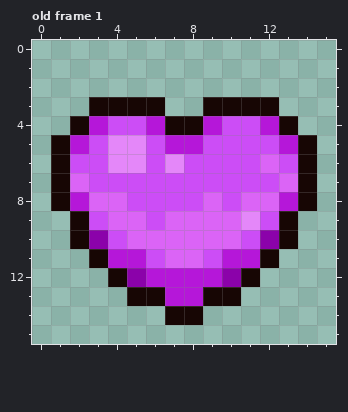
Two states of a pixel-art file, chocokurei/App/images/choco3.aseprite. Above is the file before it was changed.
16x16 pixels, 1 frame. Colours within 5 levels of each other are drawn and written as one. Shown: old frame 1. The commit also changed other frames, which this record leaves out.
The same view after the edit:
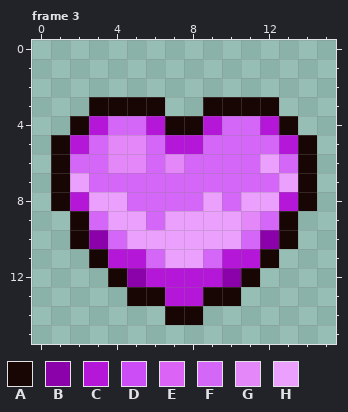
Palette (. is transparent): A #170604  B #8b02aa  C #b517d9  D #cc4df6  E #db64f6  F #d467f8  G #e487f9  H #eca0fd
A new or re-ordered frame is compared with the old frame closest to it.
Change:
frames 1 -> 8
--- frame 3 is new; against old frame 1, layer "Layer 1"
@@ x 0..15 @@
  3 ...AAAA..AAAA...
- 4 ..ACDDCAACDDCA..
- 5 .ACDGGDCCDDDDCA.
- 6 .ADDGGDGDDDDEDA.
- 7 .AEDDDDDDDDDDEA.
- 8 .ACEEDDDDEDEECA.
- 9 ..ADEEDEEEEGDA..
-10 ..ABDEEEEEEDBA..
-11 ...ACCDEEDCCA...
+ 4 ..ACFFCAACFFCA..
+ 5 .ACFGGFCCFFFFCA.
+ 6 .AFFGGFGFFFFHFA.
+ 7 .AHFFFFFFFFFFHA.
+ 8 .ACHHFFFFHFHHCA.
+ 9 ..AFHHFHHHHGFA..
+10 ..ABFHHHHHHFBA..
+11 ...ACCFHHFCCA...
 12 ....ABCCCCBA....
Changed places in both pictures, as pixel boxes (x1, y1, x2, y2):
changed: (70, 116, 298, 268)
